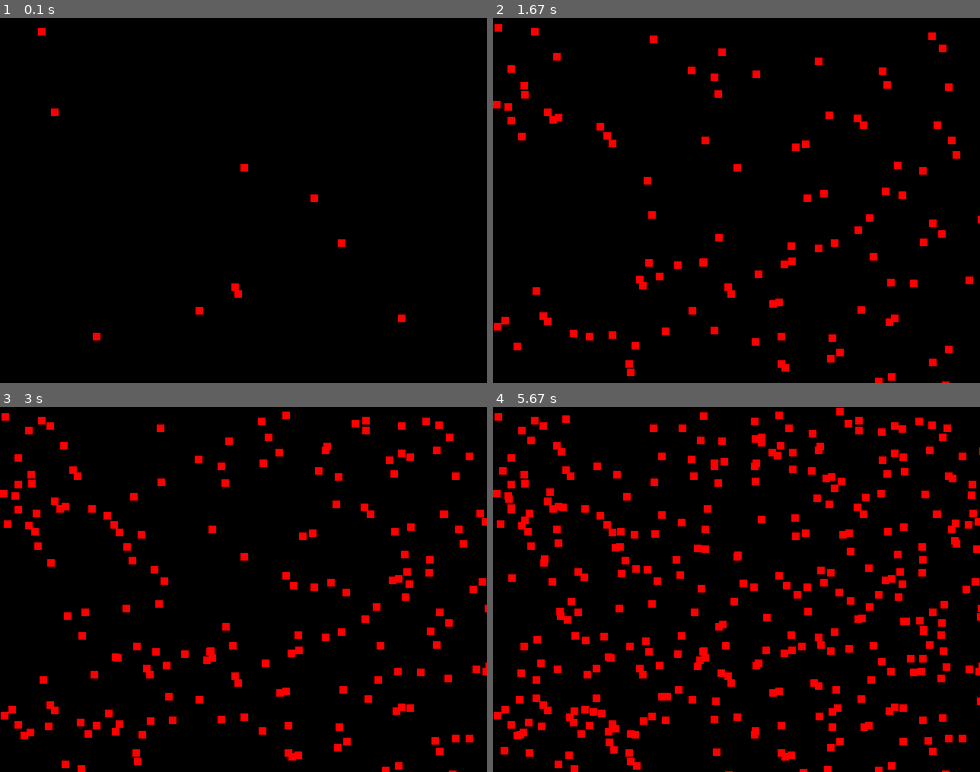
Above: before the commit, frames 1-4 (two rows, left to right).
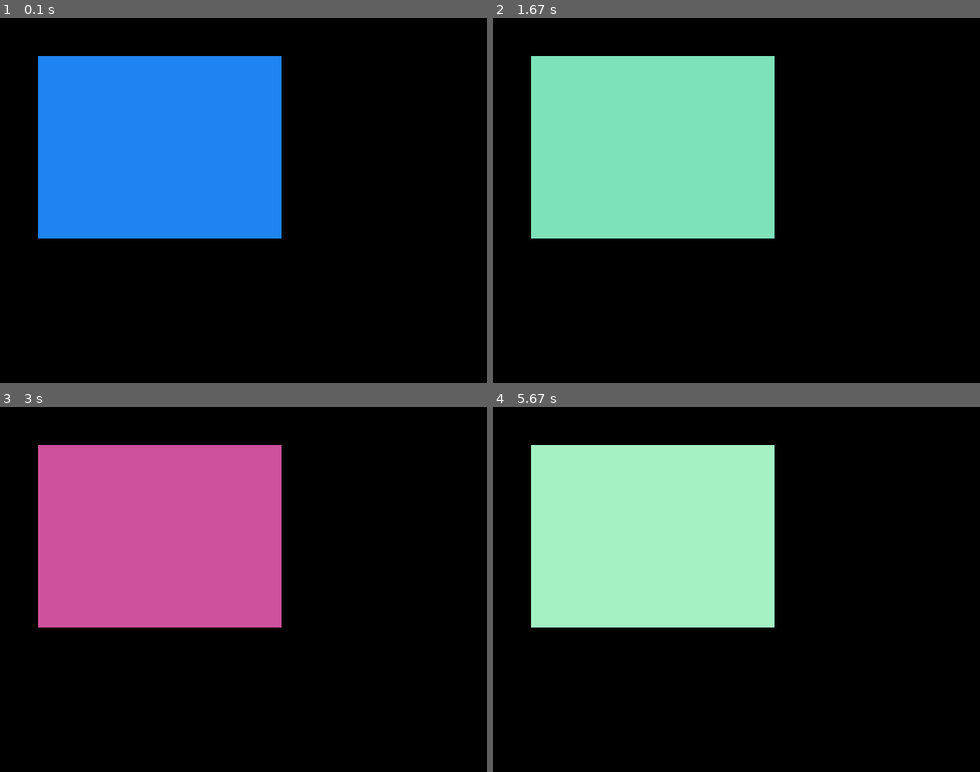
Above: after the commit, the same moments.

Repository: jonaspau/pygame_demo
Game: pygame game, started from 02_moving.py
The game is run twice, just before and just after one commit, with the same random seed, the same clock (stepped at 60 frames per second) and the same inputs.
Inputs:
- Up to frame 1 (0.1 s): no input
- Up to frame 2 (1.67 s): no input
- Up to frame 3 (3 s): no input
- Up to frame 4 (5.67 s): no input

The runs differ from the first frame. In frame 1, 25% of the frame differs, in the area x 7-84%, y 2-89%; in frame 2, 28%; in frame 3, 30%; in frame 4, 33%, in the area x 0-100%, y 0-100%.

Commit message:
Added code chunks 02 - 05 from chapter 2

Diff:
--- a/02_moving.py
+++ b/02_moving.py
@@ -10,10 +10,73 @@
 pygame.display.set_caption("Pygame Shapes")
 
 # Chunk 01
+# while True:
+    # surface.fill((0,0,0))
+    # pygame.draw.rect(surface, (255,0,0), (random.randint(
+    # 0, windowWidth), random.randint(0, windowHeight), 10, 10))
+
+# Chunk 02
+# greenSquareX = windowWidth / 2
+# greenSquareY = windowHeight / 2
+
+# while True:
+#     surface.fill((0, 0, 0))
+#     pygame.draw.rect(surface, (0, 255, 0),
+#                      (greenSquareX, greenSquareY, 10, 10))
+#     greenSquareX += 1
+#     greenSquareY += 1
+
+# Chunk 03
+# blueSquareX = 0.0
+# blueSquareY = 0.0
+# blueSquareVX = 8
+# blueSquareVY = 8
+
+# while True:
+#    surface.fill((0, 0, 0))
+#     pygame.draw.rect(surface, (0, 0, 255),
+#                      (blueSquareX, blueSquareY, 10, 10))
+#     blueSquareX += blueSquareVX
+#     blueSquareY += blueSquareVY
+#     blueSquareVX -= 0.2
+#     blueSquareVY += 0.1
+
+# Chunk 04
+# rectX = windowWidth / 2
+# rectY = windowHeight / 2
+# rectWidth = 50
+# rectHeight = 50
+
+# while True:
+#     surface.fill((0, 0, 0))
+#     pygame.draw.rect(surface, (255, 255, 0),
+#                      (rectX - rectWidth / 2, rectY - rectHeight / 2,rectWidth, rectHeight))
+#     rectWidth += 1
+#     rectHeight += 1
+
+# Chunk 05
+squaresRed = random.randint(0, 255)
+squaresBlue = random.randint(0, 255)
+squaresGreen = random.randint(0, 255)
+
 while True:
-#    surface.fill((0,0,0))
-    pygame.draw.rect(surface, (255,0,0), (random.randint(
-    0, windowWidth), random.randint(0, windowHeight), 10, 10))
+    surface.fill((0, 0, 0))
+    pygame.draw.rect(surface, (squaresRed, squaresGreen, squaresBlue),
+                     (50, 50, windowWidth / 2, windowHeight / 2))
+    if squaresRed >= 255:
+        squaresRed = random.randint(0, 255)
+    else:
+        squaresRed += 1
+    if squaresGreen >= 255:
+        squaresGreen = random.randint(0, 255)
+    else:
+        squaresGreen += 1
+    if squaresBlue >= 255:
+        squaresBlue = random.randint(0, 255)
+    else:
+        squaresBlue += 1
+
+
 
 # Bottom
     for event in GAME_EVENTS.get():
